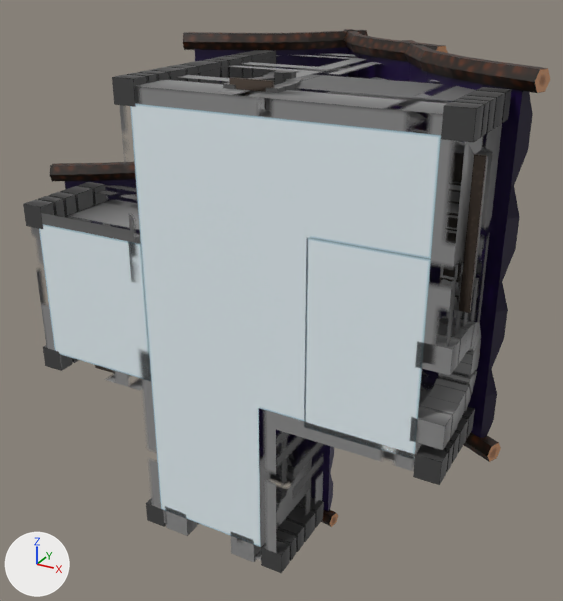
Before and after pictures for a commit that changed the FBX model Assets/Models/New House Merged.fbx.
Camera for both pictures: a 50 mm lens placed at (795.0, -1149.0, 704.0), pointed at (-57.0, 400.0, -70.0). The lights are fixed; the arrows at lower left show +X, +Y and +Z. Vertices at the same position are counted once.

Objects in the first picture: 'house_1'.
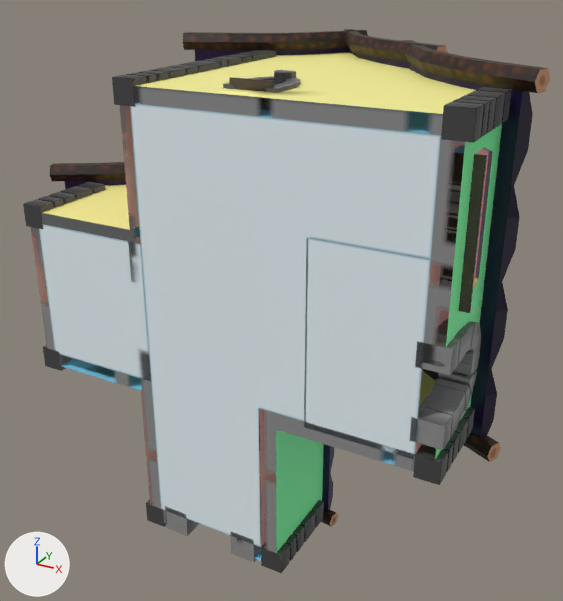
Changed parts and their boxes [x1, y1, x2, y2] in the pictures (563 x 601 px):
part 1 of me_house_1, built on: before [374, 84, 476, 151]; after [374, 82, 476, 151]
part 2 of me_house_1, recoloured (grey to brown): [474, 157, 488, 279] in both
part 3 of me_house_1, recoloured: before [36, 53, 502, 561]; after [31, 52, 502, 561]

Diff of the bpy script that builds the scene:
```diff
--- a/Assets/Models/New House Merged.fbx.py
+++ b/Assets/Models/New House Merged.fbx.py
@@ img_shop_window_png @@
+img_shop_window_png = load_image('shop window.png', '_unpacked/shop_window.png', 128, 128, 'sRGB')
@@ img_wallsuv_png @@
+img_wallsuv_png = load_image('WallsUV.png', '_unpacked/WallsUV.png', 4096, 4096, 'sRGB')
@@ mat_shop_window_png @@
+mat_shop_window_png = principled_material('shop window.png')
+mat_shop_window_png.texture = img_shop_window_png  # with its transparency
@@ mat_wallsuv_png @@
+mat_wallsuv_png = principled_material('WallsUV.png')
+mat_wallsuv_png.texture = img_wallsuv_png  # with its transparency
@@ me_house_1 @@
 # used by ob_house_1; location = (0.0, 0.0, 0.0)
-me_house_1.from_pydata(...)  # 2436 vertices, 2378 faces; spans x -561.0..545.0, y 1.0..926.0, z -538.0..542.0
+me_house_1.from_pydata(...)  # 2449 vertices, 2393 faces; spans x -561.0..545.0, y 1.0..926.0, z -538.0..542.0
+# me_house_1 part 1
+# 2 vertices are removed from x 437.0..474.0, y 66.0, z 459.0
+# 13 faces are deleted
+# 8 vertices are added at x 383.0..437.0, y 60.0..295.0, z 459.0..490.0
+# 7 new vertices lie (-54.0, 0.0, 0.0) away from vertices in x 437.0, y 1.0..226.0, z 459.0..490.0
+# 24 new faces join them, mat_wallsuv_png (picture img_wallsuv_png)
+# 4 new faces join them, mat_dorrwaysnew_png (picture img_dorrwaysnew_png)
+# me_house_1 part 2: 1 face spanning x 468.0, y 64.0..176.0, z 153.0..422.0 switches from mat_dorrwaysnew_png (picture img_dorrwaysnew_png) to mat_shop_window_png (picture img_shop_window_png)
+# me_house_1 part 3: 368 faces spanning x -457.0..474.0, y 1.0..714.0, z -503.0..490.0 switch from mat_dorrwaysnew_png (picture img_dorrwaysnew_png) to mat_wallsuv_png (picture img_wallsuv_png)
 me_house_1.materials.append(mat_beamsnew_png)
@@ me_house_1 @@
 me_house_1.materials.append(mat_mainfloor_png)
+me_house_1.materials.append(mat_shop_window_png)  # picture img_shop_window_png
```
